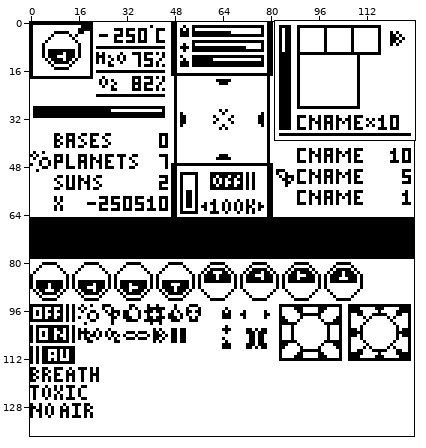
One commit to this sprite sheet: Graphismes et gameplay/UIfinal/InGame Tabs and elements/sprite v2.png. Above: a wide view before the commit, with the close-up outlined.
Close-up. As it was:
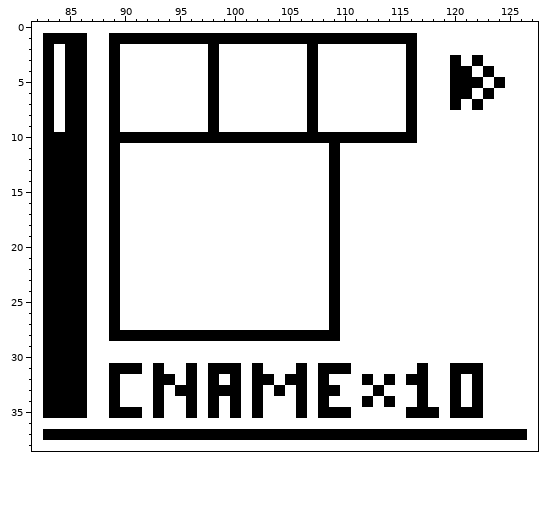
The file is 128x138 pixels. Shown: x 82..127, y 0..38.
The result:
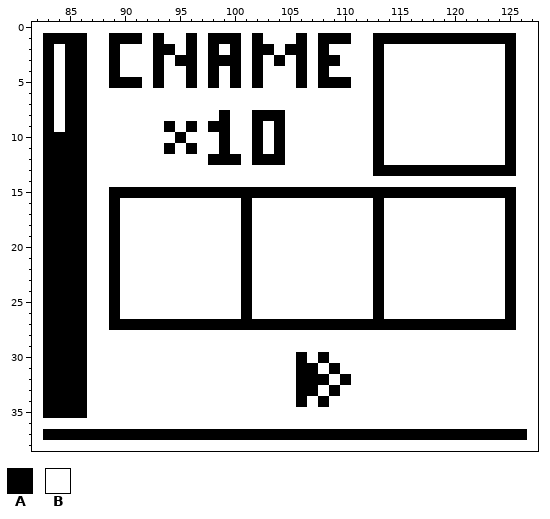
Palette (. is transparent): A #000000  B #ffffff
Edits made:
y 1: x 92 A -> B; x 94..95 AA -> BB; x 97 A -> B; x 101 A -> B; x 103..105 AAA -> BBB; x 107 A -> B; x 111..112 AA -> BB; x 117..125 BBBBBBBBB -> AAAAAAAAA
y 2: x 93..94 BB -> AA; x 96 B -> A; x 100 B -> A; x 102..103 BB -> AA; x 105..108 BBAB -> AABA; x 113 B -> A; x 116 A -> B; x 125 B -> A
y 3: x 93 B -> A; x 95..96 BB -> AA; x 99..100 BB -> AA; x 102 B -> A; x 104 B -> A; x 106..109 BABB -> ABAA; x 113 B -> A; x 116 A -> B; x 120 A -> B; x 122 A -> B; x 125 B -> A
y 4: x 93 B -> A; x 96 B -> A; x 100 B -> A; x 102 B -> A; x 106..108 BAB -> ABA; x 113 B -> A; x 116 A -> B; x 120..121 AA -> BB; x 123 A -> B; x 125 B -> A
y 5: x 90..91 BB -> AA; x 93 B -> A; x 96 B -> A; x 100 B -> A; x 102 B -> A; x 106..110 BABBB -> ABAAA; x 113 B -> A; x 116 A -> B; x 120..122 AAA -> BBB; x 124..125 AB -> BA
y 6: x 89 A -> B; x 98 A -> B; x 107 A -> B; x 113 B -> A; x 116 A -> B; x 120..121 AA -> BB; x 123 A -> B; x 125 B -> A
y 7: x 89 A -> B; x 98 A -> B; x 107 A -> B; x 113 B -> A; x 116 A -> B; x 120 A -> B; x 122 A -> B; x 125 B -> A
y 8: x 89 A -> B; x 98..99 AB -> BA; x 102..104 BBB -> AAA; x 107 A -> B; x 113 B -> A; x 116 A -> B; x 125 B -> A
y 9: x 89 A -> B; x 94 B -> A; x 96 B -> A; x 99 B -> A; x 102 B -> A; x 104 B -> A; x 107 A -> B; x 113 B -> A; x 116 A -> B; x 125 B -> A
y 10: x 89..94 AAAAAA -> BBBBBB; x 96..98 AAA -> BBB; x 100..101 AA -> BB; x 103 A -> B; x 105..112 AAAAAAAA -> BBBBBBBB; x 114..116 AAA -> BBB; x 125 B -> A
y 11: x 89 A -> B; x 94 B -> A; x 96 B -> A; x 99 B -> A; x 102 B -> A; x 104 B -> A; x 109 A -> B; x 113 B -> A; x 125 B -> A
y 12: x 89 A -> B; x 98..100 BBB -> AAA; x 102..104 BBB -> AAA; x 109 A -> B; x 113 B -> A; x 125 B -> A
y 13: x 89 A -> B; x 109 A -> B; x 113..125 BBBBBBBBBBBBB -> AAAAAAAAAAAAA
y 14: x 89 A -> B; x 109 A -> B
y 15: x 90..108 BBBBBBBBBBBBBBBBBBB -> AAAAAAAAAAAAAAAAAAA; x 110..125 BBBBBBBBBBBBBBBB -> AAAAAAAAAAAAAAAA
y 16..26: x 101 B -> A; x 109 A -> B; x 113 B -> A; x 125 B -> A
y 27: x 90..108 BBBBBBBBBBBBBBBBBBB -> AAAAAAAAAAAAAAAAAAA; x 110..125 BBBBBBBBBBBBBBBB -> AAAAAAAAAAAAAAAA
y 28: x 89..109 AAAAAAAAAAAAAAAAAAAAA -> BBBBBBBBBBBBBBBBBBBBB
y 30: x 106 B -> A; x 108 B -> A
y 31: x 89..91 AAA -> BBB; x 93 A -> B; x 96 A -> B; x 98..100 AAA -> BBB; x 102 A -> B; x 107..108 BA -> AB; x 110 A -> B; x 117 A -> B; x 120..122 AAA -> BBB
y 32: x 89 A -> B; x 93..94 AA -> BB; x 96 A -> B; x 98 A -> B; x 100 A -> B; x 102..103 AA -> BB; x 105 A -> B; x 107 B -> A; x 110 B -> A; x 112 A -> B; x 114 A -> B; x 116..117 AA -> BB; x 120 A -> B; x 122 A -> B
y 33: x 89 A -> B; x 93 A -> B; x 95..96 AA -> BB; x 98..100 AAA -> BBB; x 102 A -> B; x 104 A -> B; x 107..108 BA -> AB; x 113 A -> B; x 117 A -> B; x 120 A -> B; x 122 A -> B
y 34: x 89 A -> B; x 93 A -> B; x 96 A -> B; x 98 A -> B; x 100 A -> B; x 102 A -> B; x 112 A -> B; x 114 A -> B; x 117 A -> B; x 120 A -> B; x 122 A -> B
y 35: x 89..91 AAA -> BBB; x 93 A -> B; x 96 A -> B; x 98 A -> B; x 100 A -> B; x 102 A -> B; x 106 A -> B; x 108..110 AAA -> BBB; x 116..118 AAA -> BBB; x 120..122 AAA -> BBB
Boxes around the changes in both close-ups, in picture pixels (x1, y1, x2, y2):
changed: (109, 33, 516, 418)
